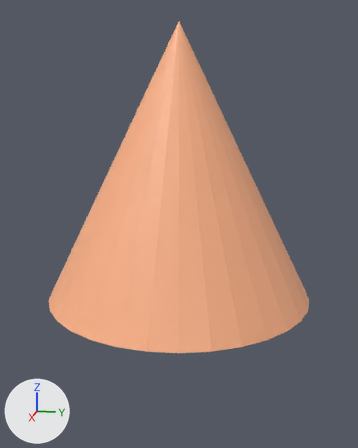
The OBJ model project/Resources/Models/tip/tip.obj, before and after one commit.
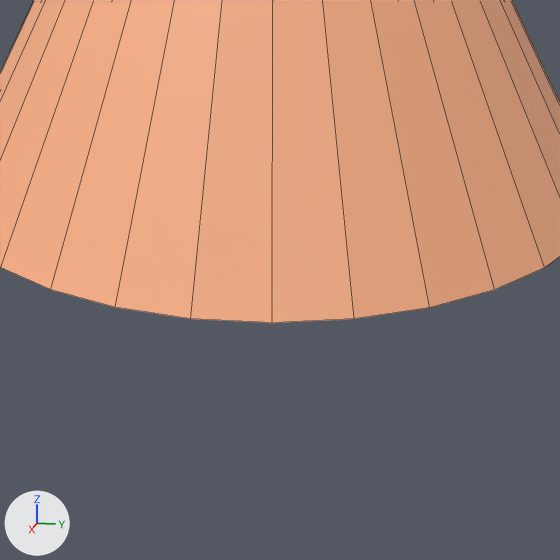
There are two pictures of each version: one whole from a camera (50 mm lens) standing at (2.89, 0.58, 2.36) and looking at (-0.02, 0.0, 1.63), one close up on the part from 20% to 82% of the width and 50% to 100% of the height. Every picture has the same lights, and +X, +Y and +Z are marked at lower left. The last two pictures show the newer version. The close-ups show mesh edges as thin lines. Where no turn or scale is listed for an object, it has been applied to the vertices.

Names of what the first close-up shows: '円錐'.
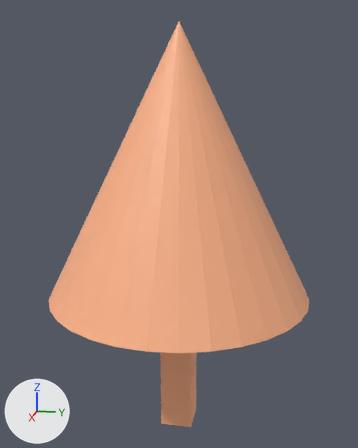
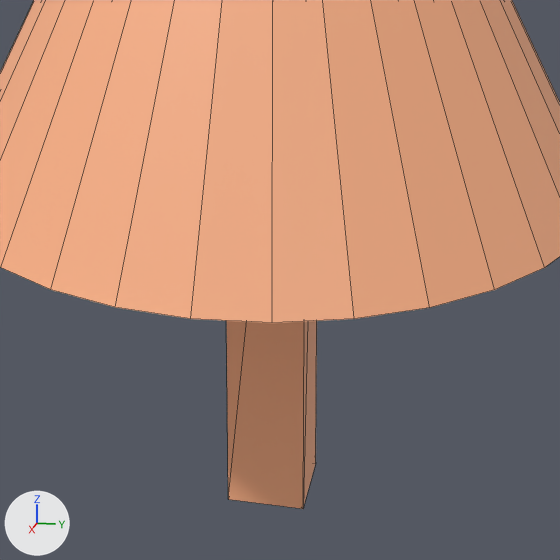
The newer file is also turned or shifted as a whole; pictures and numbers use the older file's frame.

Patch to the scene script:
```diff
--- a/project/Resources/Models/tip/tip.obj.py
+++ b/project/Resources/Models/tip/tip.obj.py
@@ me_円錐 @@
 # used by ob_円錐; location = (0.0, 0.0, 0.0)
-me_円錐.from_pydata(...)  # 33 vertices, 32 faces; spans x -0.8..0.8, y -0.8..0.8, z 1.2..2.8
+me_円錐.from_pydata(...)  # 41 vertices, 44 faces; spans x -0.8..0.8, y -0.8..0.8, z 0.3..2.8
+# me_円錐 part 1: a new loose piece, a box spanning x -0.1..0.1, y -0.1..0.1, z 0.3..2.3, in mat_material (picture img_tip_png)
 me_円錐.materials.append(mat_material)
```

Boxes (x1, y1, x2, y2) around the edits, measured in the close-ups (560 x 560 px):
'円錐', reshaped: before (0, 0, 560, 323); after (0, 0, 560, 509)
part 1 of me_円錐, added (brown): after (226, 321, 317, 509)
